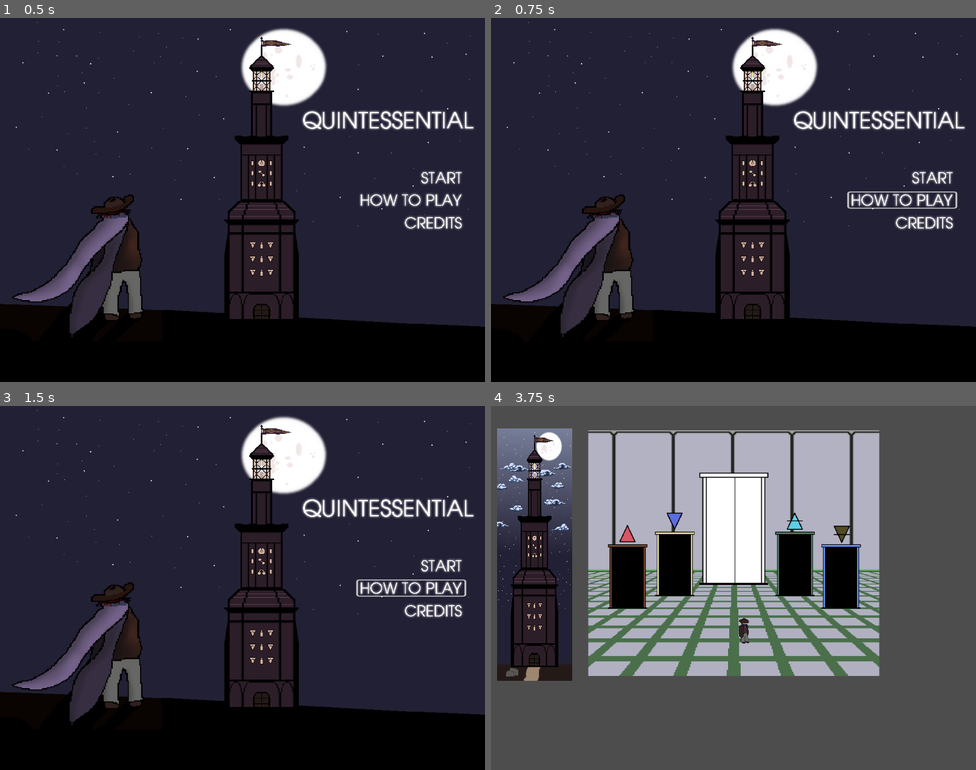
Above: before the commit, frames 1-4 (two rows, left to right).
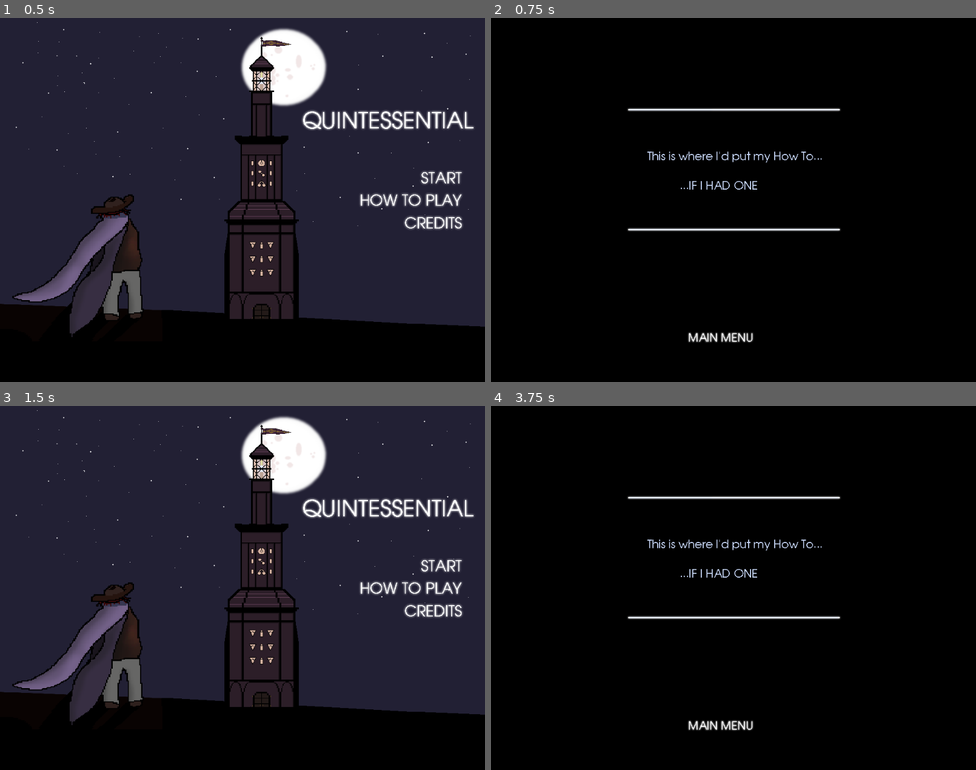
Above: after the commit, the same moments.

Repository: mccajd/Quintessential
Game: Godot game, scene res://Scenes/main_menu.tscn
Same seed, same stepped clock (60 frames per second), same inputs: the game is played once before the commit and once after it. This scene is started directly instead of the project's main scene. The engine's default icon, where the game draws it, is replaced by a stand-in: a white triangle on a blue panel in a dark square.
Inputs (mouse positions are in pixels of both pictures, inside the frame that each line leads up to):
- Up to frame 1 (0.5 s): no input
- Up to frame 2 (0.75 s): click (903, 200) at 0.5 s
- Up to frame 3 (1.5 s): click (227, 726) at 1.27 s
- Up to frame 4 (3.75 s): click (903, 588) at 2 s; click (932, 566) at 2.77 s; move the mouse to (840, 569) at 3.52 s; press the mouse at (840, 569) at 3.53 s

Frame 1 is identical in both runs. In frame 2, 79% of the frame differs, in the area x 0-100%, y 0-90%; in frame 3, 0.2%; in frame 4, 94%, in the area x 0-100%, y 0-100%.

Commit message:
add placeholder howtoscene

Diff:
--- /dev/null
+++ b/Scenes/howto.tscn
@@ -0,0 +1,35 @@
+[gd_scene load_steps=4 format=3 uid="uid://dexubab3w6aet"]
+
+[ext_resource type="Texture2D" uid="uid://ds7yiqjnfs15s" path="res://assets/howto_graphic.png" id="1_iqjvo"]
+[ext_resource type="Theme" uid="uid://c3h5a64d47h0b" path="res://assets/menu_theme.tres" id="2_1r0bb"]
+
+[sub_resource type="GDScript" id="GDScript_hum64"]
+script/source = "extends Node
+
+
+var menu = \"res://Scenes/main_menu.tscn\"
+
+func _on_menu_button_pressed():
+	Controller.goto_scene(menu)
+"
+
+[node name="Node" type="Node"]
+script = SubResource("GDScript_hum64")
+
+[node name="TextureRect" type="TextureRect" parent="."]
+offset_right = 40.0
+offset_bottom = 40.0
+texture = ExtResource("1_iqjvo")
+
+[node name="MenuButton" type="Button" parent="."]
+offset_left = 414.0
+offset_top = 659.0
+offset_right = 531.0
+offset_bottom = 690.0
+scale = Vector2(1.21628, 1.04744)
+theme = ExtResource("2_1r0bb")
+text = "
+"
+alignment = 2
+
+[connection signal="pressed" from="MenuButton" to="." method="_on_menu_button_pressed"]
--- a/Scripts/main_menu.gd
+++ b/Scripts/main_menu.gd
@@ -2,13 +2,14 @@
 
 var game = "res://Levels/beacon_puzzle_main.tscn"
 var credits = "res://Scenes/credits.tscn"
+var howto = "res://Scenes/howto.tscn"
 
 func _on_start_button_pressed():
 	Controller.goto_scene(game)
 
 
 func _on_how_to_button_pressed():
-	pass # Replace with function body.
+	Controller.goto_scene(howto)
 
 
 func _on_credits_button_pressed():
Binary file added: assets/howto_graphic.png
Not shown, added: assets/howto_graphic.png.import
